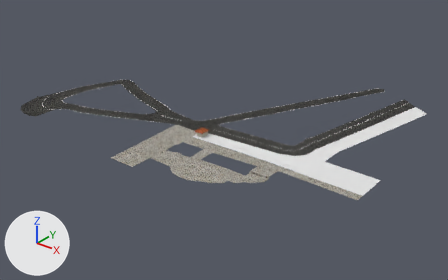
The Blender file Utils/Modelos/Calcada_rua_cima.blend: old version first, new version second.
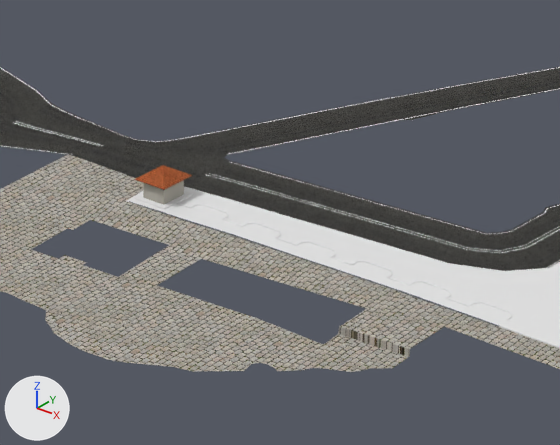
Each version appears first whole from a 50 mm lens placed at (224.0, -180.0, 165.0), pointed at (-14.0, 117.0, -20.0), and next in a close-up on the part from 35% to 69% of the width and 30% to 72% of the height. The axes (+X, +Y, +Z) are drawn at lower left. The lights are the same throughout.

Names of what the first close-up shows: 'Calcada', 'Grama', 'OK - Asfalto', 'Paralelepipedo', 'Plane.001', 'Plane.006'.
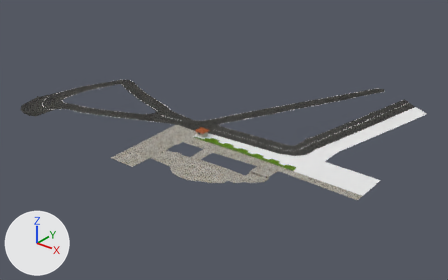
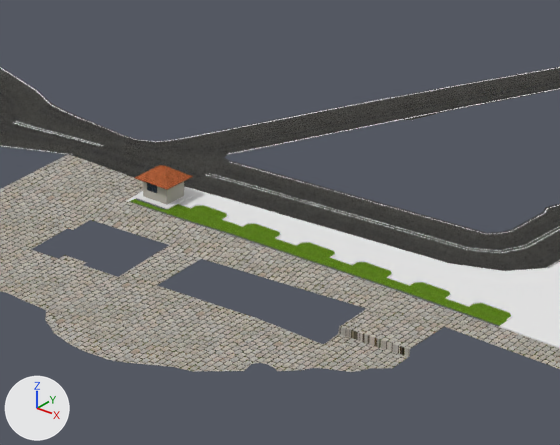
ob_empty is not drawn itself; it is the parent of ob_plane_006, ob_plane_007.

Where the newer file only moved an object's origin or applied its transform, the numbers keep the older frame.

The change, as a list of edits to the scene's bpy script:
```text
Add img_grama_jpg:
    img_grama_jpg = load_image('grama.jpg', '../../Orla/VROrla/Assets/Texturas/grama.jpg', 512, 512, 'sRGB')
Add mat_grama:
    mat_grama = diffuse_material('Grama')
    mat_grama.texture = img_grama_jpg
Change me_plane_002:
    where me_plane_002.from_pydata(...)  # 76 vertices, 43 faces; spans x -13.2..56.8, y -3.1..3.2, z 0.0
    add me_plane_002.materials.append(mat_grama)  # picture img_grama_jpg
Change ob_empty:
    ob_empty.rotation_euler: (0.0, 0.0, -1.571) -> (0.0, 0.0, 0.0)  # degrees (0, 0, -90) -> degrees (0, 0, 0)
```

Location of each change, (x1, y1, x2, y2) in pixels of the close-ups (560 x 445 px):
'Grama', recoloured (white to green)
    both: (130, 199, 511, 326)
'Plane.006', reshaped
    before: (134, 165, 192, 205)
    after: (135, 165, 193, 204)
'Plane.007', reshaped
    before: (135, 191, 193, 210)
    after: (135, 192, 193, 209)
